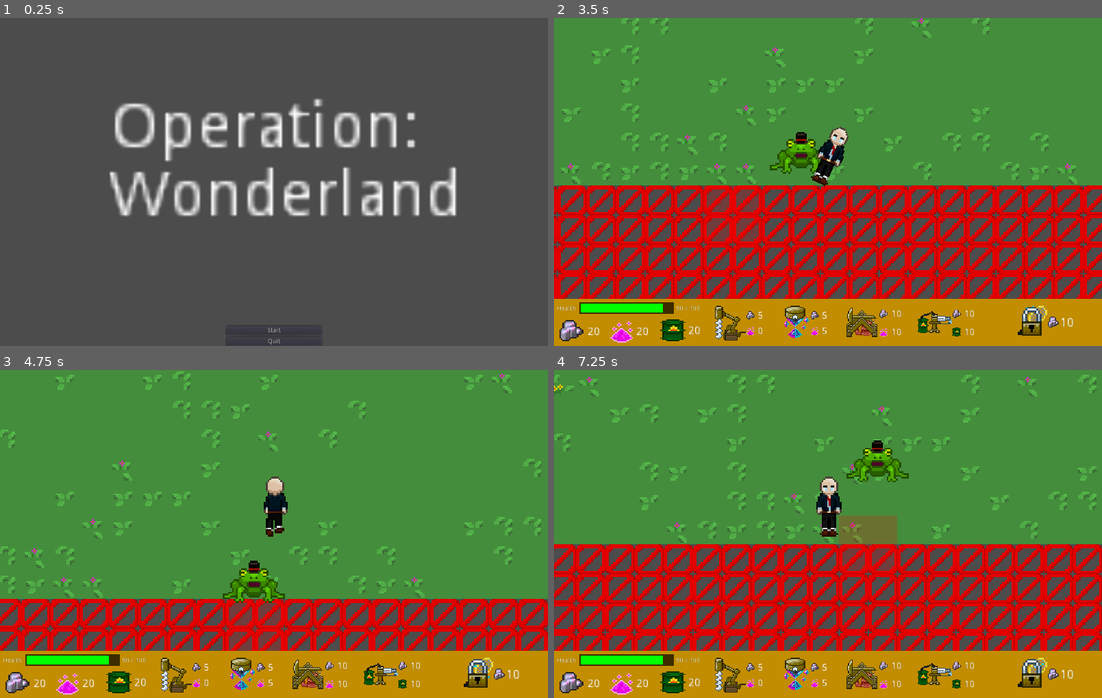
Above: before the commit, frames 1-4 (two rows, left to right).
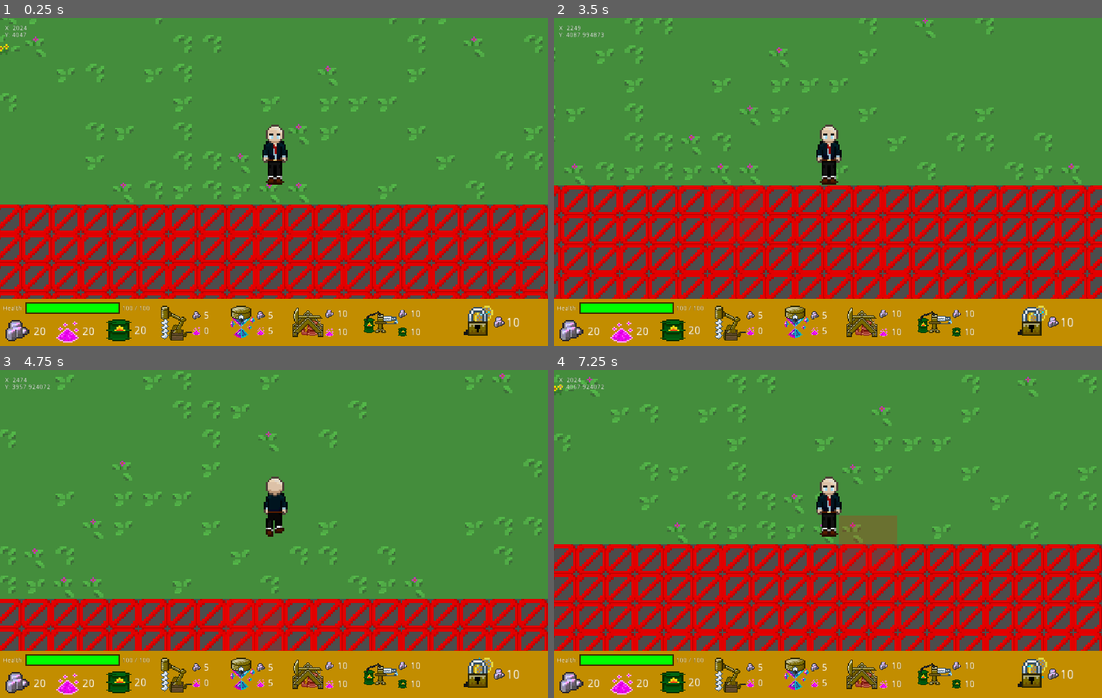
Above: after the commit, the same moments.

Repository: rakthalekk/CSC281-Project
Game: Godot game, scene res://src/Main.tscn
Same seed, same stepped clock (60 frames per second), same inputs: the game is played once before the commit and once after it. Before the commit the project starts from res://src/MainMenu.tscn. The engine's default icon, where the game draws it, is replaced by a stand-in: a white triangle on a blue panel in a dark square.
Inputs (mouse positions are in pixels of both pictures, inside the frame that each line leads up to):
- Up to frame 1 (0.25 s): no input
- Up to frame 2 (3.5 s): click (828, 329) at 0.5 s, where only the run before the commit has a clickable "Start"; click (729, 323) at 1.25 s; move the mouse to (948, 165) at 2.02 s; press the mouse at (948, 165) at 2.03 s; hold D (right) 2.03-2.78 s; move the mouse to (718, 198) at 2.77 s; release the mouse at (718, 198) at 2.78 s; hold S (down) from 2.78 s (still down); tap E (interact_key) at 2.85 s
- Up to frame 3 (4.75 s): move the mouse to (328, 461) at 3.52 s; release S (down) at 3.53 s; hold D (right) 3.53-4.28 s; tap C (manual_mine) at 3.6 s; move the mouse to (246, 599) at 4.27 s; hold W (up) from 4.28 s (still down); click (246, 599) at 4.35 s
- Up to frame 4 (7.25 s): move the mouse to (992, 583) at 5.02 s; release W (up) at 5.03 s; hold A (left) 5.03-6.53 s; tap E (interact_key) at 5.1 s; move the mouse to (663, 484) at 5.77 s; tap C (manual_mine) at 5.85 s; move the mouse to (855, 534) at 6.52 s; press the mouse at (855, 534) at 6.53 s; hold S (down) from 6.53 s (still down)

The runs differ from the first frame. In frame 1, 88% of the frame differs, in the area x 0-100%, y 0-100%; in frame 2, 22%; in frame 3, 1.9%; in frame 4, 2.6%.

Commit message:
Got rid of unused images, and added random generation

Diff:
--- a/281-Project/project.godot
+++ b/281-Project/project.godot
@@ -33,7 +33,7 @@
 [application]
 
 config/name="281-Project"
-run/main_scene="res://src/MainMenu.tscn"
+run/main_scene="res://src/Main.tscn"
 config/icon="res://icon.png"
 
 [autoload]
--- a/281-Project/src/GrassTileMap.gd
+++ b/281-Project/src/GrassTileMap.gd
@@ -1,27 +1,45 @@
 extends TileMap
 
-# Declare member variables here. Examples:
+# Static Variables
+var BURROW = preload("res://src/Burrow.tscn")
 var rng = RandomNumberGenerator.new()
 var startX = 0
 var startY = 0
-var fieldWidth = 64
-var fieldLength = 64
 var grassTileID = 2
 var stoneTileID = 3
 var grassNoNavID = 4
 var stoneNoNavID = 5
+
+# Field Size Variables
+var fieldWidth = 64
+var fieldLength = 64
+
+# Border Variables
 var border = true
 var borderSize = 5
+
+# Burrow Variables
+var burrows = true #Spawn burrows randomly
+var regionSize = 8 #region size squares of the burrows
+var bossRegionSqare = 2 #Size of boss region to not spawn burrows in
+var maxBurrowsPerSquare = 1 #The number of burrows that can spawn in a single square area
+var minChance = 0.25 #2/8 At the start of the map, this is the chance of burrows spawning
+var maxChance = 0.75 #6/8At the back part of the map
+
 
 # Called when the node enters the scene tree for the first time.
 func _ready():
 	rng.randomize()
 	generate()
 
-
-# Called every frame. 'delta' is the elapsed time since the previous frame.
-#func _process(delta):
-#	pass
+#This function will create a burrow at the specified tile
+func createBurrow(tileX, tileY):
+	#print("Creating Burrow...")
+	var inst = BURROW.instance()
+	inst.position = map_to_world(Vector2(tileX, tileY))
+	get_parent().get_parent().call_deferred("add_child", inst)
+	#print("Spawn Location: " + str(map_to_world(Vector2(tileX, tileY))))
+	#print(str(get_parent().get_parent().get_children()))
 
 func generate():
 
@@ -75,3 +93,44 @@
 			for y in range(-borderSize, fieldWidth+borderSize):
 				if((x < 0 or x > fieldLength - 1) or (y < 0 or y > fieldWidth - 1)):
 					set_cell(startX + x, startY + y, 6, false, false, false, Vector2(x, y))
+
+	#Generate Burrows
+	if(burrows):
+		#Squares in the X direction
+		for x in range(fieldLength / regionSize):
+			#Squares in the Y direction
+			for y in range(fieldWidth / regionSize):
+				#Acount for board orientation
+				var actualY = (((fieldWidth / regionSize) - 1) - y)
+				## Quadratic Equation Difficulty Scaling
+				var chance = pow(y/7.0, 2.0) + 0.25
+				## Square Root Equation Difficulty Scaling
+				# var chance = sqrt(y/8.75)
+
+				# Check Scaling by min/max
+				if(chance < minChance):
+					chance = minChance
+					print("Chance: " + str(chance))
+				elif(chance > maxChance):
+					chance = maxChance
+
+				#Player Spawn Area - Don't spawn anything in it -- BOXES 3,4
+				if((x == ((fieldLength / regionSize)/2)-1 || x == (fieldLength / regionSize)/2 + 0) && y == 0):
+					# This is the spawn area-- Do not put anything here
+					pass
+				elif((x == ((fieldLength / regionSize)/2)-1 || x == (fieldLength / regionSize)/2 + 0) && y >= (fieldWidth/regionSize)-2):
+					# Don't spawn burrows in the boss area
+					pass
+				else:
+					#RNG to determine if it will spawn
+					var rng_val = rng.randf() #rng.randi_range(1, 8) #VALUES ARE INCLUSIVE
+					#print("(" + str(x) + ", " + str(y) + ") + = " + str(val))
+
+					#Determine if the burrow will spawn
+					if(rng_val <= chance):
+						print("Spawning Burrow in square: " + "(" + str(x) + ", " + str(y) + ")" + " with coords: " + "(" + str(map_to_world(Vector2(x*8 + regionSize/2, actualY*8 + regionSize/2))[0]) + ", " + str(map_to_world(Vector2(x*8 + regionSize/2, actualY*8 + regionSize/2))[1]) + ")")
+						#Uncomment Uone of the below createBurrow methods
+						##Spawn the burrow in the middle of the square
+						createBurrow(x*8 + regionSize/2,actualY*8 + regionSize/2)
+						##Spawn the burrows anywhere within the square
+						#createBurrow(x*8 + rng.randi_range(0,7),y*8 + rng.randi_range(0,7))
--- a/281-Project/src/HUD.gd
+++ b/281-Project/src/HUD.gd
@@ -34,7 +34,8 @@
 	# Set price text box of fairy swatter
 	$"Fairy Swatter/Cost Object/Cost Number".set_text(str(Global.fairySwatterCost[0]))
 
-
+func _process(delta):
+	$"Coords".set_text("X: " + str(get_parent().playerCoords[0]) + "\nY: " + str(get_parent().playerCoords[1]))
 
 func _unhandled_input(event):
 	if(event.is_action_pressed("escape_key")):
--- a/281-Project/src/HUD.tscn
+++ b/281-Project/src/HUD.tscn
@@ -359,6 +359,9 @@
 rect_scale = Vector2( 0.175, 0.175 )
 texture = ExtResource( 3 )
 expand = true
+__meta__ = {
+"_edit_use_anchors_": false
+}
 
 [node name="Number" type="RichTextLabel" parent="Dragon Oil Display"]
 margin_left = 348.571
@@ -434,6 +437,17 @@
 text = "###"
 scroll_active = false
 
+[node name="Coords" type="RichTextLabel" parent="."]
+margin_left = 11.0
+margin_top = 16.0
+margin_right = 202.0
+margin_bottom = 52.0
+text = "X: ########
+Y: ########"
+__meta__ = {
+"_edit_use_anchors_": false
+}
+
 [connection signal="toggled" from="Drill Item" to="." method="_on_Drill_Item_toggled"]
 [connection signal="toggled" from="Turret Item" to="." method="_on_Turret_Item_toggled"]
 [connection signal="toggled" from="Oil Rig Item" to="." method="_on_Oil_Rig_Item_toggled"]
--- a/281-Project/src/Main.gd
+++ b/281-Project/src/Main.gd
@@ -29,7 +29,10 @@
 onready var tileGrass = "Grass"
 onready var tileUnobtainium = "Unobtainium"
 
+onready var playerCoords = Vector2(0,0)
+
 func _process(delta):
+	playerCoords = player.global_position
 	var cell = tilemap.world_to_map(player.global_position)
 	var tile_id = tilemap.get_cellv(cell)
 	# -1 if out of bounds, 0 if on the grass, 1 if on the stone
--- a/281-Project/src/Main.tscn
+++ b/281-Project/src/Main.tscn
@@ -1,7 +1,6 @@
-[gd_scene load_steps=69 format=2]
+[gd_scene load_steps=67 format=2]
 
 [ext_resource path="res://assets/Map Elements/Tilesheet/stonetilesheetup.png" type="Texture" id=1]
-[ext_resource path="res://src/Forg.tscn" type="PackedScene" id=2]
 [ext_resource path="res://src/Main.gd" type="Script" id=3]
 [ext_resource path="res://src/GrassTileMap.gd" type="Script" id=4]
 [ext_resource path="res://src/HUD.tscn" type="PackedScene" id=5]
@@ -9,7 +8,6 @@
 [ext_resource path="res://assets/Map Elements/Tilesheet/tilesettest.png" type="Texture" id=7]
 [ext_resource path="res://src/Burrow.tscn" type="PackedScene" id=8]
 [ext_resource path="res://src/Fairy Log.tscn" type="PackedScene" id=9]
-[ext_resource path="res://src/Wonderbunny.tscn" type="PackedScene" id=10]
 [ext_resource path="res://assets/Map Elements/Tilesheet/Border Block.png" type="Texture" id=11]
 [ext_resource path="res://src/BigBadBunny.tscn" type="PackedScene" id=12]
 [ext_resource path="res://src/TilesetAuto.gd" type="Script" id=13]
@@ -358,42 +356,6 @@
 mouse_filter = 2
 color = Color( 1, 1, 0, 0.215686 )
 
-[node name="Burrow" parent="." instance=ExtResource( 8 )]
-position = Vector2( 2009, 3221 )
-
-[node name="Burrow2" parent="." instance=ExtResource( 8 )]
-position = Vector2( 216, 3175 )
-
-[node name="Burrow3" parent="." instance=ExtResource( 8 )]
-position = Vector2( 3929, 3184 )
-
-[node name="Burrow4" parent="." instance=ExtResource( 8 )]
-position = Vector2( 333, 2193 )
-
-[node name="Burrow5" parent="." instance=ExtResource( 8 )]
-position = Vector2( 3011, 1754 )
-
-[node name="Burrow6" parent="." instance=ExtResource( 8 )]
-position = Vector2( 1119, 1750 )
-
-[node name="Burrow7" parent="." instance=ExtResource( 8 )]
-position = Vector2( 2013, 2053 )
-
-[node name="Burrow8" parent="." instance=ExtResource( 8 )]
-position = Vector2( 3903, 2197 )
-
-[node name="Burrow9" parent="." instance=ExtResource( 8 )]
-position = Vector2( 329, 1195 )
-
-[node name="Burrow10" parent="." instance=ExtResource( 8 )]
-position = Vector2( 599, 463 )
-
-[node name="Burrow11" parent="." instance=ExtResource( 8 )]
-position = Vector2( 3668, 1165 )
-
-[node name="Burrow12" parent="." instance=ExtResource( 8 )]
-position = Vector2( 3458, 470 )
-
 [node name="Entities" type="YSort" parent="."]
 
 [node name="Player" parent="Entities" instance=ExtResource( 6 )]
@@ -401,69 +363,6 @@
 
 [node name="EnemyManager" type="YSort" parent="Entities"]
 position = Vector2( 0, 2 )
-
-[node name="Wonderbunny" parent="Entities/EnemyManager" instance=ExtResource( 10 )]
-position = Vector2( 3047, 3565 )
-
-[node name="Wonderbunny2" parent="Entities/EnemyManager" instance=ExtResource( 10 )]
-position = Vector2( 2002, 2766 )
-
-[node name="Wonderbunny3" parent="Entities/EnemyManager" instance=ExtResource( 10 )]
-position = Vector2( 1050, 3530 )
-
-[node name="Forg" parent="Entities/EnemyManager" instance=ExtResource( 2 )]
-position = Vector2( 2012, 3580 )
-
-[node name="Wonderbunny4" parent="Entities/EnemyManager" instance=ExtResource( 10 )]
-position = Vector2( 1123, 2752 )
-
-[node name="Wonderbunny5" parent="Entities/EnemyManager" instance=ExtResource( 10 )]
-position = Vector2( 2859, 2735 )
-
-[node name="Wonderbunny6" parent="Entities/EnemyManager" instance=ExtResource( 10 )]
-position = Vector2( 664, 1907 )
-
-[node name="Wonderbunny7" parent="Entities/EnemyManager" instance=ExtResource( 10 )]
-position = Vector2( 1566, 1873 )
-
-[node name="Wonderbunny8" parent="Entities/EnemyManager" instance=ExtResource( 10 )]
-position = Vector2( 2388, 1912 )
-
-[node name="Wonderbunny9" parent="Entities/EnemyManager" instance=ExtResource( 10 )]
-position = Vector2( 3477, 1946 )
-
-[node name="Wonderbunny10" parent="Entities/EnemyManager" instance=ExtResource( 10 )]
-position = Vector2( 425, 1111 )
-
-[node name="Wonderbunny11" parent="Entities/EnemyManager" instance=ExtResource( 10 )]
-position = Vector2( 3511, 1123 )
-
-[node name="Wonderbunny12" parent="Entities/EnemyManager" instance=ExtResource( 10 )]
-position = Vector2( 251, 488 )
-
-[node name="Wonderbunny13" parent="Entities/EnemyManager" instance=ExtResource( 10 )]
-position = Vector2( 3733, 372 )
-
-[node name="Wonderbunny14" parent="Entities/EnemyManager" instance=ExtResource( 10 )]
-position = Vector2( 341, 3859 )
-
-[node name="Wonderbunny15" parent="Entities/EnemyManager" instance=ExtResource( 10 )]
-position = Vector2( 3768, 3945 )
-
-[node name="Wonderbunny16" parent="Entities/EnemyManager" instance=ExtResource( 10 )]
-position = Vector2( 200, 2715 )
-
-[node name="Wonderbunny17" parent="Entities/EnemyManager" instance=ExtResource( 10 )]
-position = Vector2( 3713, 2715 )
-
-[node name="Wonderbunny18" parent="Entities/EnemyManager" instance=ExtResource( 10 )]
-position = Vector2( 805, 704 )
-
-[node name="Wonderbunny19" parent="Entities/EnemyManager" instance=ExtResource( 10 )]
-position = Vector2( 3295, 785 )
-
-[node name="Wonderbunny20" parent="Entities/EnemyManager" instance=ExtResource( 10 )]
-position = Vector2( 1959, 1269 )
 
 [node name="BigBadBunny" parent="Entities/EnemyManager" instance=ExtResource( 12 )]
 position = Vector2( 1908, 342 )
@@ -517,6 +416,9 @@
 [node name="EnemyPathingTimer" type="Timer" parent="."]
 wait_time = 0.2
 autostart = true
+
+[node name="Burrow" parent="." instance=ExtResource( 8 )]
+position = Vector2( 954, 3553 )
 
 [connection signal="just_purchased" from="HUD" to="Entities/Player" method="_on_HUD_just_purchased"]
 [connection signal="unlocked_fairy_swatter" from="HUD" to="Entities/Player" method="_on_HUD_unlocked_fairy_swatter"]
Binary file removed: 281-Project/assets/Resources/Dragon Oil.png
Not shown, removed: 281-Project/assets/Resources/Dragon Oil.png.import
Binary file removed: 281-Project/assets/Resources/burrow.png
Not shown, removed: 281-Project/assets/Resources/burrow.png.import
